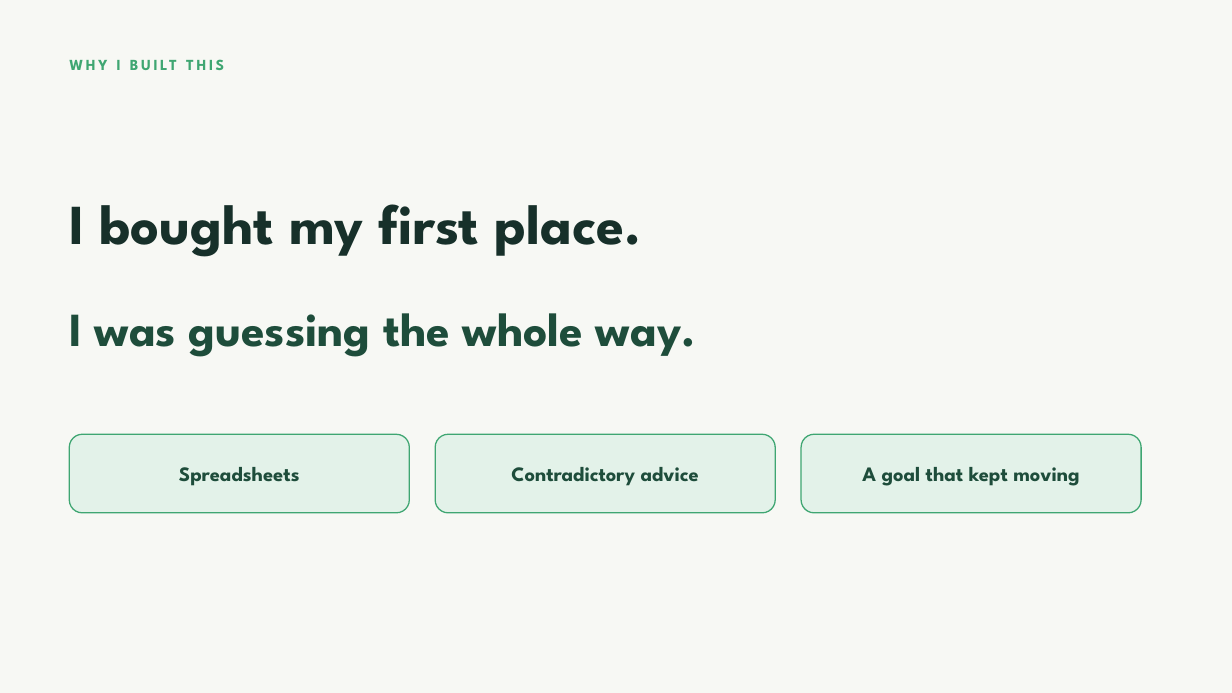
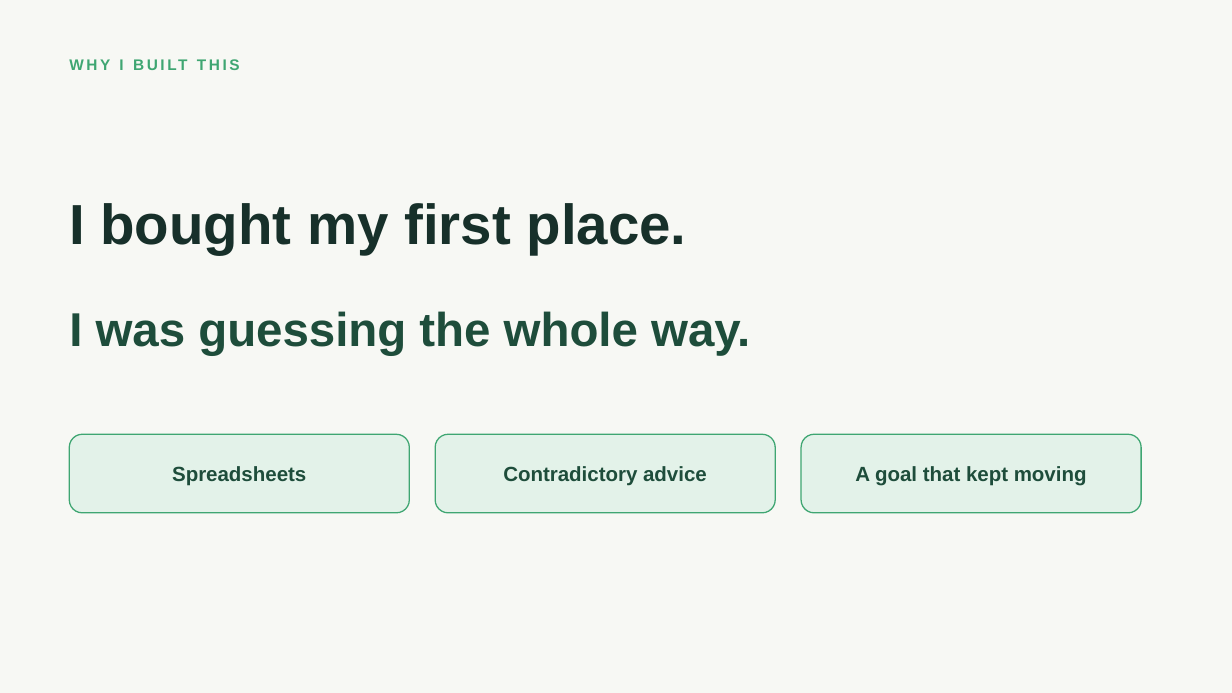
Before and after one commit to jasonmwong603/Claude-Code, a slide deck: slide 2 of apps/keydate/pitch/KeyDate-JCI-Edmonton.pptx. Drawn at 1232x693 pixels with LibreOffice and Linux fonts; fonts in the diff are those of the drawing. Boxes give left, top, right and bottom in pixels: in the first picture for what was removed or moved away, otherwise in the second. Text is boxed around its words. In the diff, an @@ line names an element or a change of style, - is before the commit and + after.

```diff
--- a/apps/keydate/pitch/KeyDate-JCI-Edmonton.pptx
+++ b/apps/keydate/pitch/KeyDate-JCI-Edmonton.pptx
@@ font League Spartan to Arial in 6 elements at [119, 58, 123, 74], [69, 203, 687, 254], [69, 311, 750, 356], [172, 466, 306, 486], [503, 466, 707, 486], [855, 466, 1087, 486] @@
```
Also in this commit, not shown: 9 other slides changed, 8 other files.
